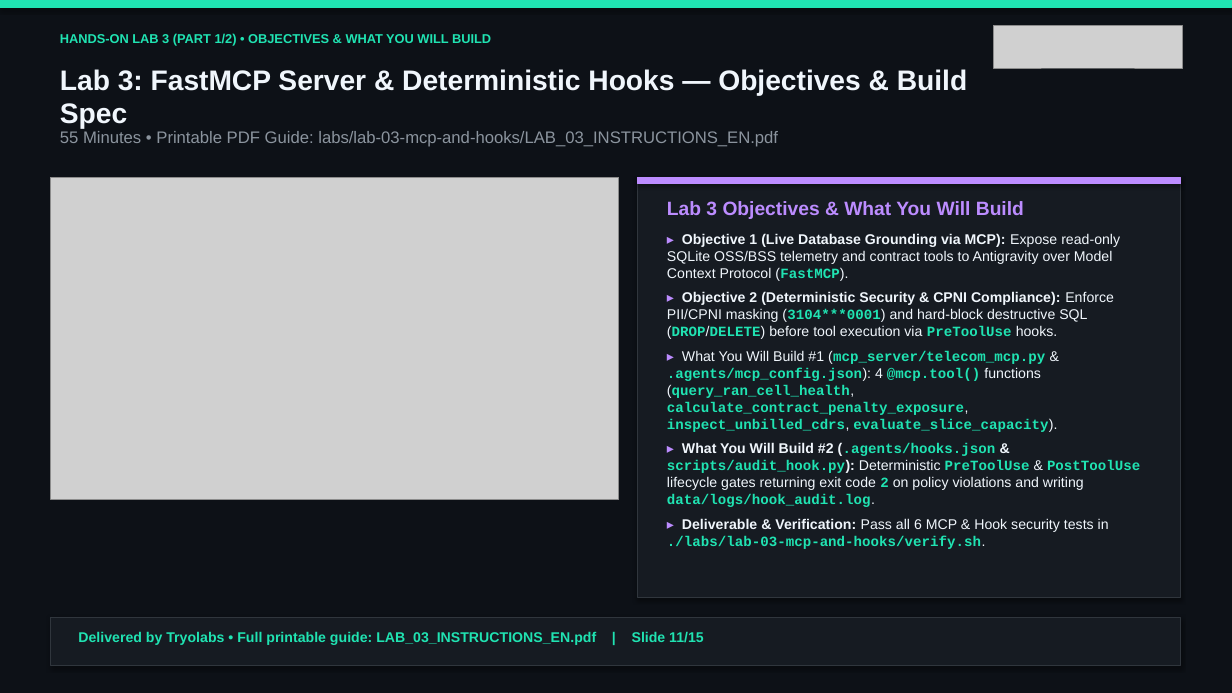
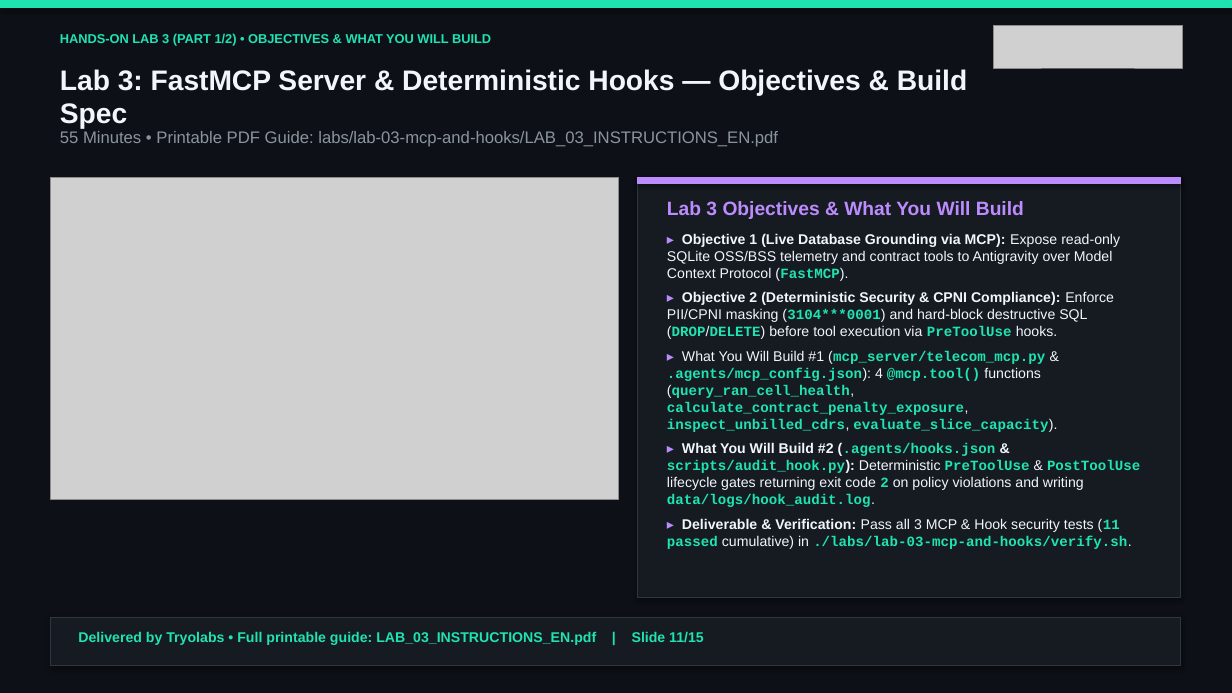
Before and after one commit to tryolabs/antigravity-workshop-telecom, a slide deck: slide 11 of slides/antigravity_telecom_workshop_en.pptx. Drawn at 1232x693 pixels with LibreOffice and Linux fonts; fonts in the diff are those of the drawing; grey boxes stand for pictures. Boxes give left, top, right and bottom in pixels: in the first picture for what was removed or moved away, otherwise in the second. Text is boxed around its words. In the diff, an @@ line names an element or a change of style, - is before the commit and + after.

```diff
--- a/slides/antigravity_telecom_workshop_en.pptx
+++ b/slides/antigravity_telecom_workshop_en.pptx
@@ text at [667,518,1132,549]: text changed @@
-▸ Deliverable & Verification: Pass all 6 MCP & Hook security tests in ./labs/lab-03-mcp-and-hooks/verify.sh.
+▸ Deliverable & Verification: Pass all 3 MCP & Hook security tests (11 passed cumulative) in ./labs/lab-03-mcp-and-hooks/verify.sh.
```
Also in this commit, not shown: 3 other slides changed, 33 other files.
